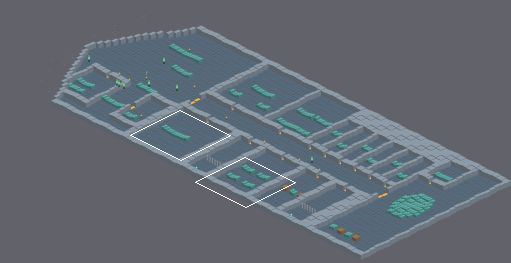
An edit to a level. Tiled map (JSON), world/maps/meridian/deck1.tmj. Above, an overview of the earlier version with the close-up marked.
Close-up. Before the edit:
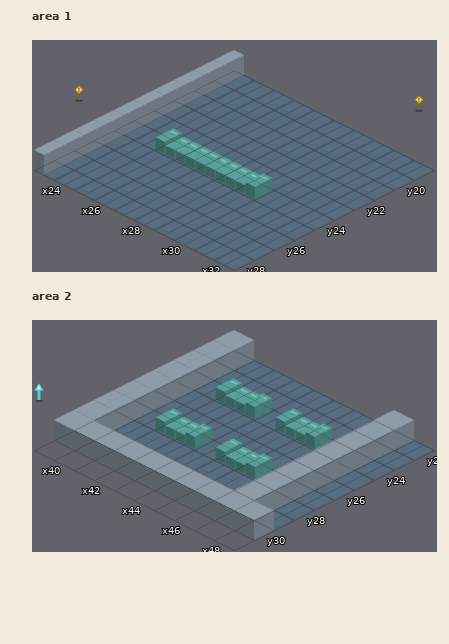
Cells are 128x64 px. Isometric: x runs down to the right, y down to the left. Shown: area 1 x 23..32, y 19..28; area 2 x 39..48, y 22..31.
The result:
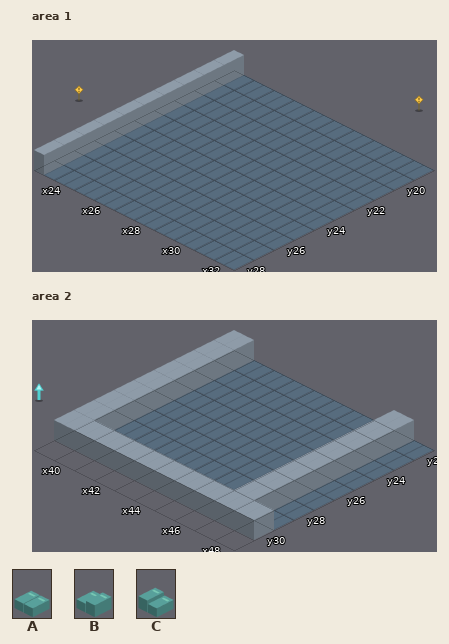
Key: from "Stand-ins": A 13 "piece-013", B 19 "piece-019", C 26 "piece-026".
_ is an empty cell.
The exact change:
Layer "Walls and things", area 1:
The author cleared tile A in row 24 at x 26 to 28.
The author cleared tile B in row 24 at x 29.
The author cleared tile C in row 24 at x 25.
Layer "Walls and things", area 2:
The author cleared tile B in row 24 at x 42 and 45; in row 27 at x 42 and 45.
The author cleared tile C in row 24 at x 41 and 44; in row 27 at x 41 and 44.
Where, in picture pixels (left, top, right, bottom), the same in both close-ups:
removed: (155, 128, 273, 199)
removed: (155, 378, 333, 479)
